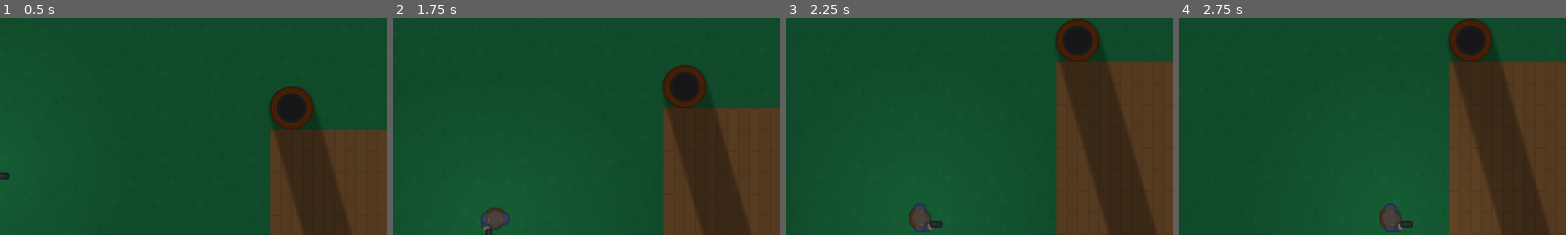
Above: before the commit, frames 1-4 (left to right).
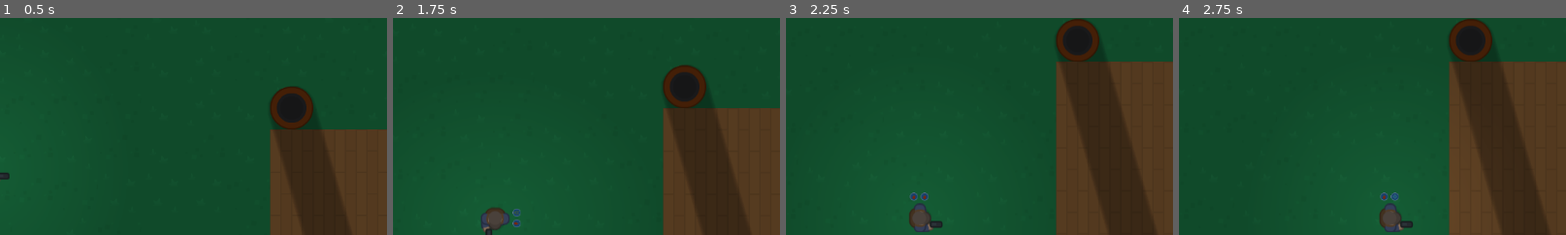
Above: after the commit, the same moments.

Repository: ChristopherDebray/godot_base
Game: Godot game, scene res://scenes/level/levels/level_test.tscn
The game is run twice, just before and just after one commit, with the same random seed, the same clock (stepped at 60 frames per second) and the same inputs.
Inputs (mouse positions are % of the whole screen's width and height, from its top left):
- Up to frame 1 (0.5 s): no input
- Up to frame 2 (1.75 s): tap Enter at 0.5 s; move the mouse to (72, 45) at 0.52 s; hold D (right) 0.53-1.28 s; tap 3 (b_3_action, bound only after the commit) at 0.6 s; tap E (validate, bound only after the commit) at 0.8, 1.35 s; move the mouse to (30, 55) at 1.27 s; hold S (down) from 1.28 s (still down); tap 1 (x_1_action, bound only after the commit) at 1.55 s
- Up to frame 3 (2.25 s): move the mouse to (60, 28) at 2.02 s; release S (down) at 2.03 s; hold D (right) from 2.03 s (still down); tap 1 (x_1_action, bound only after the commit) at 2.1 s
- Up to frame 4 (2.75 s): keep holding D (right); tap 2 (y_2_action, bound only after the commit) at 2.3 s
The pictures show only the part of the screen within x 15-65%, y 4-54%; the shares and areas given below are measured in that part.

Frame 1 is identical in both runs. In frame 2, 0.1% of the frame differs, in the area x 30-34%, y 87-97%; in frame 3, 0.1%, in the area x 31-37%, y 80-85%; in frame 4, 0.1%.

Commit message:
feat: added element selection

Diff:
--- /dev/null
+++ b/autoloads/data_manager.gd
@@ -0,0 +1,3 @@
+extends Node
+
+const SAVE_DATA_PATH: String ="user://savegame.json"
--- /dev/null
+++ b/autoloads/game_manager.gd
@@ -0,0 +1 @@
+extends Node
--- /dev/null
+++ b/autoloads/signal_manager.gd
@@ -0,0 +1 @@
+extends Node
--- /dev/null
+++ b/autoloads/sound_manager.gd
@@ -0,0 +1 @@
+extends Node
--- a/project.godot
+++ b/project.godot
@@ -14,6 +14,13 @@
 run/main_scene="uid://cx67ymxqoecu0"
 config/features=PackedStringArray("4.4", "Mobile")
 config/icon="res://icon.svg"
+
+[autoload]
+
+GameManager="*res://autoloads/game_manager.gd"
+DataManager="*res://autoloads/data_manager.gd"
+SignalManager="*res://autoloads/signal_manager.gd"
+SoundManager="*res://autoloads/sound_manager.gd"
 
 [input]
 
@@ -37,6 +44,26 @@
 "events": [Object(InputEventKey,"resource_local_to_scene":false,"resource_name":"","device":-1,"window_id":0,"alt_press …(192 unchanged characters)…
 ]
 }
+x_1_action={
+"deadzone": 0.2,
+"events": [Object(InputEventKey,"resource_local_to_scene":false,"resource_name":"","device":-1,"window_id":0,"alt_pressed":false,"shift_pressed":false,"ctrl_pressed":false,"meta_pressed":false,"pressed":false,"keycode":0,"physical_keycode":49,"key_label":0,"unicode":38,"location":0,"echo":false,"script":null)
+]
+}
+y_2_action={
+"deadzone": 0.2,
+"events": [Object(InputEventKey,"resource_local_to_scene":false,"resource_name":"","device":-1,"window_id":0,"alt_pressed":false,"shift_pressed":false,"ctrl_pressed":false,"meta_pressed":false,"pressed":false,"keycode":0,"physical_keycode":50,"key_label":0,"unicode":233,"location":0,"echo":false,"script":null)
+]
+}
+b_3_action={
+"deadzone": 0.2,
+"events": [Object(InputEventKey,"resource_local_to_scene":false,"resource_name":"","device":-1,"window_id":0,"alt_pressed":false,"shift_pressed":false,"ctrl_pressed":false,"meta_pressed":false,"pressed":false,"keycode":0,"physical_keycode":51,"key_label":0,"unicode":34,"location":0,"echo":false,"script":null)
+]
+}
+validate={
+"deadzone": 0.2,
+"events": [Object(InputEventKey,"resource_local_to_scene":false,"resource_name":"","device":-1,"window_id":0,"alt_pressed":false,"shift_pressed":false,"ctrl_pressed":false,"meta_pressed":false,"pressed":false,"keycode":0,"physical_keycode":69,"key_label":0,"unicode":101,"location":0,"echo":false,"script":null)
+]
+}
 
 [layer_names]
 
--- a/scenes/player/player.gd
+++ b/scenes/player/player.gd
@@ -3,6 +3,19 @@
 class_name Player
 
 #@onready var item_handler: Node2D = $ItemHandler
+@onready var first_element: AnimatedSprite2D = $FirstElement
+@onready var second_element: AnimatedSprite2D = $SecondElement
+@onready var timer_first_element: Timer = $TimerFirstElement
+@onready var timer_second_element: Timer = $TimerSecondElement
+
+var active_elements: Array[int] = []
+
+enum ELEMENTS {
+	WATER,
+	FIRE,
+	EARTH,
+	WIND,
+}
 
 const SPEED: float = 230.0
 const PROBE_SIZE = Vector2(50, 50)
@@ -15,7 +28,7 @@
 	transform = transform.translated(-global_position + PROBE_SIZE/2)
 
 	get_movement_input()
-	#get_action_input()
+	detect_action_inputs()
 	move_and_slide()
 	rotation = velocity.angle()
 
@@ -26,9 +39,61 @@
 	nv.y = Input.get_action_strength("down") - Input.get_action_strength("up")
 	velocity = nv.normalized() * SPEED
 
-#func get_action_input() -> void:
+func detect_action_inputs() -> void:
+	detect_interaction_inputs();
 	#detect_input_item_handler()
-#
+
+func detect_interaction_inputs() -> void:
+	if Input.is_action_just_pressed("x_1_action"):
+		activate_element(ELEMENTS.FIRE)
+	if Input.is_action_just_pressed("y_2_action"):
+		activate_element(ELEMENTS.WATER)
+	if Input.is_action_just_pressed("b_3_action"):
+		activate_element(ELEMENTS.WIND)
+
+	if Input.is_action_just_pressed("validate"):
+		print("validate");
+
+func activate_element(element: ELEMENTS) -> void:
+	if active_elements.size() >= 2:
+		_remove_element(0)
+
+	active_elements.append(element)
+	_update_elements_display()
+
+func _remove_element(index: int) -> void:
+	active_elements.remove_at(index)
+	if index == 0:
+		first_element.hide()
+		timer_first_element.stop()
+	else:
+		second_element.hide()
+		timer_second_element.stop()
+
+func _update_elements_display() -> void:
+	if active_elements.size() >= 1:
+		first_element.frame = active_elements[0]
+		first_element.show()
+		timer_first_element.start()
+
+	if active_elements.size() == 2:
+		second_element.frame = active_elements[1]
+		second_element.show()
+		timer_second_element.start()
+	else:
+		second_element.hide()
+		timer_second_element.stop()
+
+func _on_timer_first_element_timeout() -> void:
+	if active_elements.size() > 0:
+		_remove_element(0)
+		_update_elements_display()
+
+func _on_timer_second_element_timeout() -> void:
+	if active_elements.size() > 1:
+		_remove_element(1)
+		_update_elements_display()
+
 #func detect_input_item_handler():
 	#if Input.is_action_just_pressed("use_item"):
 		#item_handler.use_item(get_aim_direction())
--- a/scenes/player/player.tscn
+++ b/scenes/player/player.tscn
@@ -1,11 +1,48 @@
-[gd_scene load_steps=5 format=3 uid="uid://cfeydvoqaen68"]
+[gd_scene load_steps=11 format=3 uid="uid://cfeydvoqaen68"]
 
 [ext_resource type="Script" uid="uid://bvhd64mv5ng16" path="res://scenes/player/player.gd" id="1_1nli5"]
 [ext_resource type="Texture2D" uid="uid://cgt4jpv0c7c1r" path="res://assets/images/caracters/survivor1_gun.png" id="1_t0n43"]
 [ext_resource type="Texture2D" uid="uid://erkh2j4ujetw" path="res://assets/images/lights/2d_light.webp" id="3_72mr7"]
+[ext_resource type="Texture2D" uid="uid://b4rvoo21nr8kj" path="res://assets/sprite_sheets/elements_icons.png" id="4_lvxji"]
 
 [sub_resource type="CircleShape2D" id="CircleShape2D_el4o5"]
 radius = 16.0
+
+[sub_resource type="AtlasTexture" id="AtlasTexture_p47bc"]
+atlas = ExtResource("4_lvxji")
+region = Rect2(0, 0, 12, 12)
+
+[sub_resource type="AtlasTexture" id="AtlasTexture_75vfm"]
+atlas = ExtResource("4_lvxji")
+region = Rect2(13, 0, 12, 12)
+
+[sub_resource type="AtlasTexture" id="AtlasTexture_0owmy"]
+atlas = ExtResource("4_lvxji")
+region = Rect2(26, 0, 12, 12)
+
+[sub_resource type="AtlasTexture" id="AtlasTexture_qek5x"]
+atlas = ExtResource("4_lvxji")
+region = Rect2(39, 0, 12, 12)
+
+[sub_resource type="SpriteFrames" id="SpriteFrames_5gtgg"]
+animations = [{
+"frames": [{
+"duration": 1.0,
+"texture": SubResource("AtlasTexture_p47bc")
+}, {
+"duration": 1.0,
+"texture": SubResource("AtlasTexture_75vfm")
+}, {
+"duration": 1.0,
+"texture": SubResource("AtlasTexture_0owmy")
+}, {
+"duration": 1.0,
+"texture": SubResource("AtlasTexture_qek5x")
+}],
+"loop": true,
+"name": &"default",
+"speed": 5.0
+}]
 
 [node name="Player" type="CharacterBody2D" groups=["player"]]
 collision_layer = 4
@@ -34,3 +71,28 @@
 shadow_filter_smooth = 5.0
 texture = ExtResource("3_72mr7")
 height = 30.0
+
+[node name="FirstElement" type="AnimatedSprite2D" parent="."]
+visible = false
+position = Vector2(-8, -32)
+sprite_frames = SubResource("SpriteFrames_5gtgg")
+frame = 3
+frame_progress = 0.0933576
+
+[node name="SecondElement" type="AnimatedSprite2D" parent="."]
+visible = false
+position = Vector2(8, -32)
+sprite_frames = SubResource("SpriteFrames_5gtgg")
+frame = 3
+frame_progress = 0.0933576
+
+[node name="TimerFirstElement" type="Timer" parent="."]
+wait_time = 3.0
+one_shot = true
+
+[node name="TimerSecondElement" type="Timer" parent="."]
+wait_time = 3.0
+one_shot = true
+
+[connection signal="timeout" from="TimerFirstElement" to="." method="_on_timer_first_element_timeout"]
+[connection signal="timeout" from="TimerSecondElement" to="." method="_on_timer_second_element_timeout"]
Binary file added: assets/sprite_sheets/elements_icons.png
Not shown, added: assets/sprite_sheets/elements_icons.png.import
Not shown, added: autoloads/data_manager.gd.uid
Not shown, added: autoloads/game_manager.gd.uid
Not shown, added: autoloads/signal_manager.gd.uid
Not shown, added: autoloads/sound_manager.gd.uid
